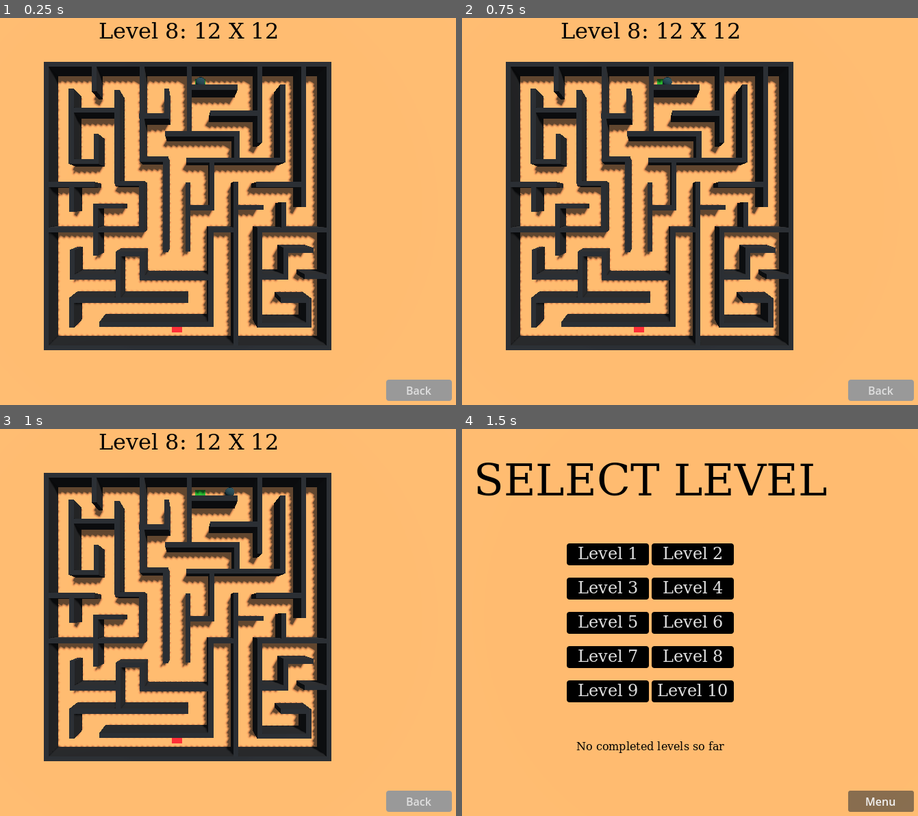
Above: before the commit, frames 1-4 (two rows, left to right).
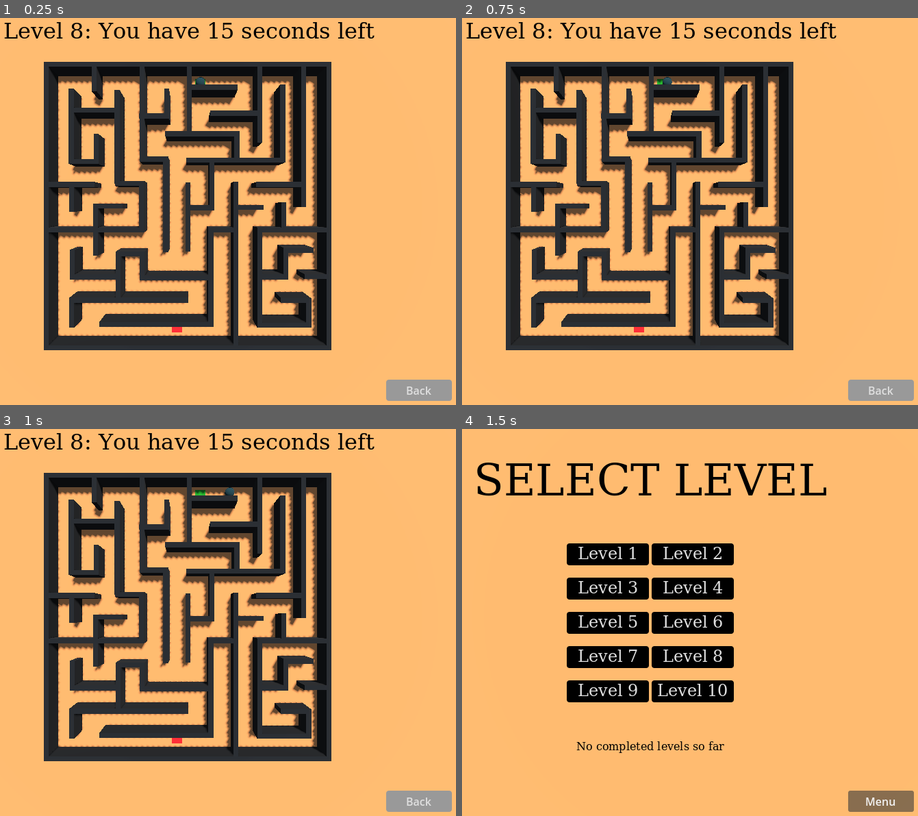
Above: after the commit, the same moments.

Repository: tautminas/sphere-in-a-maze
Game: Godot game, scene res://Level/level_8.tscn
The game is run twice, just before and just after one commit, with the same random seed, the same clock (stepped at 60 frames per second) and the same inputs. This scene is started directly instead of the project's main scene.
Inputs:
- Up to frame 1 (0.25 s): no input
- Up to frame 2 (0.75 s): tap Enter at 0.5 s; hold Right (right) from 0.53 s (still down)
- Up to frame 3 (1 s): keep holding Right (right); tap Space (jump) at 0.77 s
- Up to frame 4 (1.5 s): release Right (right) at 1.25 s; click "Back" at 1.25 s

The runs differ from the first frame. In frame 1, 1.2% of the frame differs, in the area x 0-83%, y 1-6%; in frame 2, 1.2%; in frame 3, 1.2%; in frame 4, nothing differs.

Commit message:
Add timer to 8th level

Diff:
--- a/Level/level_7.tscn
+++ b/Level/level_7.tscn
@@ -274,7 +274,7 @@
 material = SubResource("StandardMaterial3D_2ppxr")
 
 [node name="Wall38" type="CSGBox3D" parent="Walls" groups=["Death"]]
-transform = Transform3D(-4.37114e-08, 0, 1, 0, 1, 0, -1, 0, -4.37114e-08, 11.4067, 1, -5.93967)
+transform = Transform3D(-4.37114e-08, 0, 1, 0, 1, 0, -1, 0, -4.37114e-08, 11.6706, 1, -5.93967)
 use_collision = true
 size = Vector3(0.5, 2, 2.5)
 material = SubResource("StandardMaterial3D_2ppxr")
@@ -352,9 +352,9 @@
 material = SubResource("StandardMaterial3D_2ppxr")
 
 [node name="Wall51" type="CSGBox3D" parent="Walls" groups=["Death"]]
-transform = Transform3D(-4.37114e-08, 0, 1, 0, 1, 0, -1, 0, -4.37114e-08, 5.86898, 1, -3.53303)
-use_collision = true
-size = Vector3(0.5, 2, 10)
+transform = Transform3D(-4.37114e-08, 0, 1, 0, 1, 0, -1, 0, -4.37114e-08, 5.73788, 1, -3.53303)
+use_collision = true
+size = Vector3(0.5, 2, 9.8)
 material = SubResource("StandardMaterial3D_2ppxr")
 
 [node name="Wall52" type="CSGBox3D" parent="Walls" groups=["Death"]]
--- /dev/null
+++ b/Level/level_8.gd
@@ -0,0 +1,15 @@
+extends Node3D
+
+@onready var level_label_control: Control = $LevelLabelControl
+@onready var player: RigidBody3D = $Player
+
+var countdown = 15
+
+
+func _on_timer_timeout() -> void:
+	if player.has_reached_the_goal:
+		return
+	countdown -= 1
+	level_label_control.level_description = "Level 8: You have " + str(countdown) + " seconds left"
+	if countdown == 0:
+		get_tree().reload_current_scene()
--- a/Level/level_8.tscn
+++ b/Level/level_8.tscn
@@ -1,5 +1,6 @@
-[gd_scene load_steps=13 format=3 uid="uid://2tvnxdr7ge8t"]
-
+[gd_scene load_steps=14 format=3 uid="uid://2tvnxdr7ge8t"]
+
+[ext_resource type="Script" path="res://Level/level_8.gd" id="1_85ko8"]
 [ext_resource type="Script" path="res://Level/EndPad.gd" id="1_wll88"]
 [ext_resource type="PackedScene" uid="uid://cyhvniedkv4gs" path="res://player.tscn" id="2_1a3yf"]
 [ext_resource type="Texture2D" uid="uid://cqidvkuhccq1h" path="res://Level/level_8.png" id="3_g5qdx"]
@@ -31,6 +32,7 @@
 albedo_color = Color(0, 0, 0, 1)
 
 [node name="Level" type="Node3D"]
+script = ExtResource("1_85ko8")
 
 [node name="WorldEnvironment" type="WorldEnvironment" parent="."]
 environment = SubResource("Environment_dovew")
@@ -422,6 +424,11 @@
 material = SubResource("StandardMaterial3D_2ppxr")
 
 [node name="LevelLabelControl" parent="." instance=ExtResource("5_wt0yn")]
-level_description = "Level 8: 12 X 12"
+level_description = "Level 8: You have 15 seconds left"
 
 [node name="BackButtonControl" parent="." instance=ExtResource("4_g3uh0")]
+
+[node name="Timer" type="Timer" parent="."]
+autostart = true
+
+[connection signal="timeout" from="Timer" to="." method="_on_timer_timeout"]
--- a/level_label.gd
+++ b/level_label.gd
@@ -3,5 +3,5 @@
 @export var level_description: String
 @onready var level_label: Label = $LevelLabel
 
-func _ready() -> void:
+func _process(delta: float) -> void:
 	level_label.text = level_description
--- a/player.gd
+++ b/player.gd
@@ -5,6 +5,7 @@
 
 ## How much force to apply when jumping.
 @export var thrust: float = 2500.0
+@export var has_reached_the_goal: bool = false
 
 @onready var level_completion_particles: GPUParticles3D = $LevelCompletionParticles
 @onready var death_particles: GPUParticles3D = $DeathParticles
@@ -47,8 +48,8 @@
 		tween.tween_callback(func() -> void:get_tree().reload_current_scene())
 		death_particles.emitting = true
 
-
 	if "Goal" in body.get_groups():
+		has_reached_the_goal = true
 		complete_level(body.file_path)
 		save_completed_level(body.level_number)
 		level_completion_particles.emitting = true
Not shown: 1 places in player.tscn that only renumber resources
